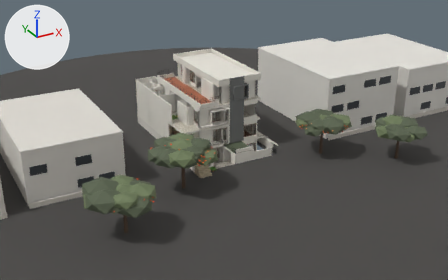
The Blender file blender/space-house.blend, before and after one commit.
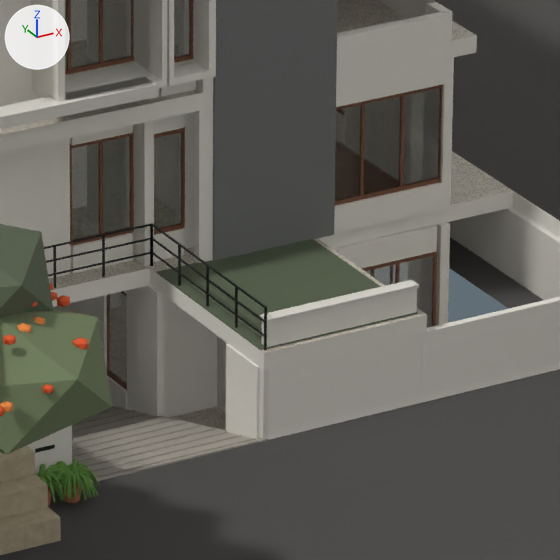
Each version is shown from a 50 mm camera at (-45.7, -90.5, 43.9) aimed at (-0.6, -8.6, 2.9), then close up on the part from 46% to 60% of the width and 40% to 64% of the height. The lights are fixed; the arrows at upper left show +X, +Y and +Z. The first two pictures are the older version.

Before the edit, the objects in view are built like this:
```python
me_basement_walls = bpy.data.meshes.new('basement.walls')
me_basement_walls.from_pydata(...)  # 1344 vertices, 448 faces; spans x -2.29..2.29, y -3.61..3.61, z 0.0..1.3
me_basement_walls.materials.append(mat_lime_white)
me_first_balconyledge = bpy.data.meshes.new('first.BalconyLedge')
me_first_balconyledge.from_pydata(...)  # a box spanning x -1.79..-0.09, y -4.34..-4.15, z 0.13..0.23
me_first_balconyledge.materials.append(mat_lime_white_shade)
me_ground_frontlawn = bpy.data.meshes.new('ground.FrontLawn')
me_ground_frontlawn.from_pydata([(-0.2, -4.95, 0.01), (1.2, -4.95, 0.01), (1.2, -3.3, 0.01), (-0.2, -3.3, 0.01), (-0.2, -3.3, 0.0), (1.2, -3.3, 0.0), (1.2, -4.95, 0.0), (-0.2, -4.95, 0.0)], [], [(0, 1, 2, 3), (4, 5, 6, 7), (0, 7, 6, 1), (1, 6, 5, 2), (2, 5, 4, 3), (3, 4, 7, 0)])
me_ground_frontlawn.materials.append(mat_foliage)  # greyish green #59634d
ob_basement_walls = bpy.data.objects.new('basement.walls', me_basement_walls)
ob_basement_walls.parent = ob_floor_basement
ob_basement_walls.location = (0.0, 0.0, 0.0)
ob_first_balconyledge = bpy.data.objects.new('first.BalconyLedge', me_first_balconyledge)
ob_first_balconyledge.parent = ob_floor_first
ob_first_balconyledge.location = (0.0, 0.0, 0.0)
ob_ground_frontlawn = bpy.data.objects.new('ground.FrontLawn', me_ground_frontlawn)
ob_ground_frontlawn.parent = ob_floor_ground
ob_ground_frontlawn.location = (0.0, 0.0, 0.0)
# also in view: 'first.WindowBox.1.bottom' at (0.1, -8.1, 5.8); 'first.WindowBox.0.left' at (-2.7, -7.8, 6.9); 'basement.slab' at (1.0, -3.4, -1.9); 'basement.windowHeads' at (2.8, -2.0, 1.2); 'Site.Street' at (0.0, 0.0, 0.0)
```
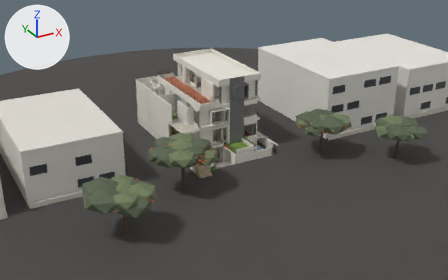
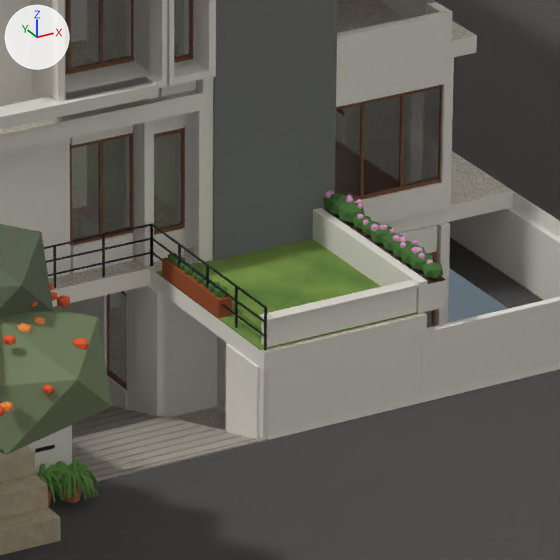
What differs and where, as boxes (x1, y1, x2, y2) in the close-ups (560 x 560 px):
'ground.FrontLawn', recoloured: (156, 239, 418, 350) in both
'ground.LawnWall.E', added: after (313, 208, 428, 313)
'ground.LawnShrubs', added: after (168, 194, 443, 298)
'ground.CortenPlanter', added (brown): after (162, 257, 232, 318)
'ground.LawnFlowers', added: after (325, 191, 433, 264)
'ground.LawnBed.E', added: after (427, 280, 445, 311)
'ground.LawnBed.E.soil', added: after (324, 208, 445, 284)
'basement.windowHeads', unchanged, covered by the edit: (123, 225, 437, 293) in both

Diff of the bpy script that builds the scene:
```diff
--- a/blender/space-house.blend.py
+++ b/blender/space-house.blend.py
@@ mat_lawn @@
+mat_lawn = bpy.data.materials.new('Lawn')
+# nodes: BsdfPrincipled, OutputMaterial, TexNoise, ValToRGB
+# colours: dark green #597c35, green #86a24b
@@ me_ground_frontlawn @@
 me_ground_frontlawn.from_pydata(...)  # 8 vertices, 6 faces; spans x -0.2..1.2, y -4.95..-3.3, z 0.0..0.01
-me_ground_frontlawn.materials.append(mat_foliage)  # greyish green #59634d
+me_ground_frontlawn.materials.append(mat_lawn)
@@ me_ground_lawnbed_e_soil @@
+me_ground_lawnbed_e_soil.from_pydata([(1.28, -4.95, 0.24), (1.44, -4.95, 0.24), (1.44, -3.3, 0.24), (1.28, -3.3, 0.24), (1.28, -3.3, 0.23), (1.44, -3.3, 0.23), (1.44, -4.95, 0.23), (1.28, -4.95, 0.23)], [], [(0, 1, 2, 3), (4, 5, 6, 7), (0, 7, 6, 1), (1, 6, 5, 2), (2, 5, 4, 3), (3, 4, 7, 0)])
+me_ground_lawnbed_e_soil.materials.append(mat_soil)  # brown #4a3426
@@ ob_ground_lawnflowers @@
+ob_ground_lawnflowers = bpy.data.objects.new('ground.LawnFlowers', me_ground_lawnflowers)  # 288 vertices, 480 faces; spans x 1.26..1.46, y -4.89..-3.29, z 0.33..0.43; in mat_hydrangea (pink #d99ac5)
+ob_ground_lawnflowers.parent = ob_floor_ground
+ob_ground_lawnflowers.location = (0.0, 0.0, 0.0)
@@ ob_ground_lawnshrubs @@
+ob_ground_lawnshrubs = bpy.data.objects.new('ground.LawnShrubs', me_ground_lawnshrubs)  # 240 vertices, 400 faces; spans x -0.19..1.46, y -4.98..-3.29, z 0.14..0.42; in mat_shrub (dark green #3f6b2f)
+ob_ground_lawnshrubs.parent = ob_floor_ground
+ob_ground_lawnshrubs.location = (0.0, 0.0, 0.0)
@@ ob_ground_cortenplanter @@
+ob_ground_cortenplanter = bpy.data.objects.new('ground.CortenPlanter', me_ground_cortenplanter)  # a box spanning x -0.2..-0.08, y -4.3..-3.4, z 0.0..0.16; in mat_corten (brown #9a4e22)
+ob_ground_cortenplanter.parent = ob_floor_ground
+ob_ground_cortenplanter.location = (0.0, 0.0, 0.0)
@@ ob_ground_lawnbed_e_soil @@
+ob_ground_lawnbed_e_soil = bpy.data.objects.new('ground.LawnBed.E.soil', me_ground_lawnbed_e_soil)
+ob_ground_lawnbed_e_soil.parent = ob_floor_ground
+ob_ground_lawnbed_e_soil.location = (0.0, 0.0, 0.0)
@@ ob_ground_lawnbed_e @@
+ob_ground_lawnbed_e = bpy.data.objects.new('ground.LawnBed.E', me_ground_lawnbed_e)  # a box spanning x 1.28..1.44, y -4.95..-3.3, z 0.0..0.23
+ob_ground_lawnbed_e.parent = ob_floor_ground
+ob_ground_lawnbed_e.location = (0.0, 0.0, 0.0)
@@ ob_ground_lawnwall_e @@
+ob_ground_lawnwall_e = bpy.data.objects.new('ground.LawnWall.E', me_ground_lawnwall_e)  # a box spanning x 1.2..1.28, y -4.95..-3.3, z 0.0..0.26
+ob_ground_lawnwall_e.parent = ob_floor_ground
+ob_ground_lawnwall_e.location = (0.0, 0.0, 0.0)
```
